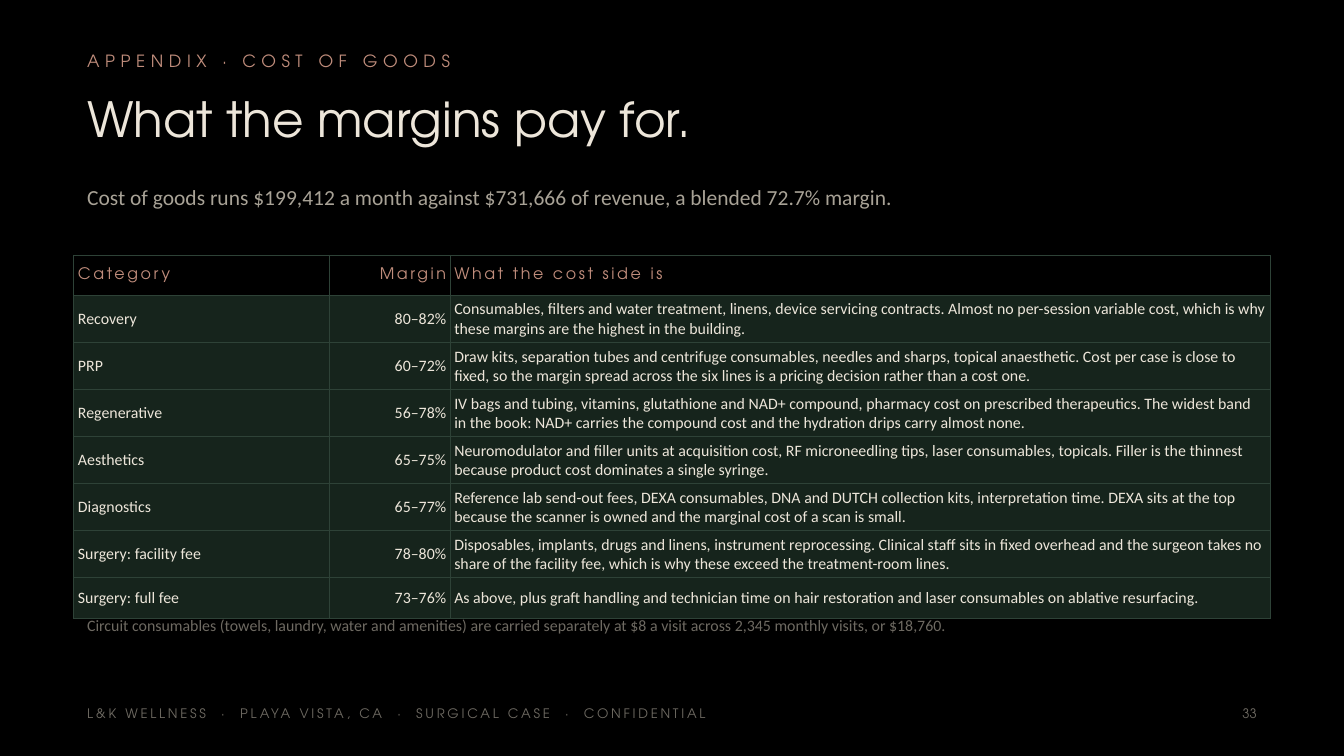
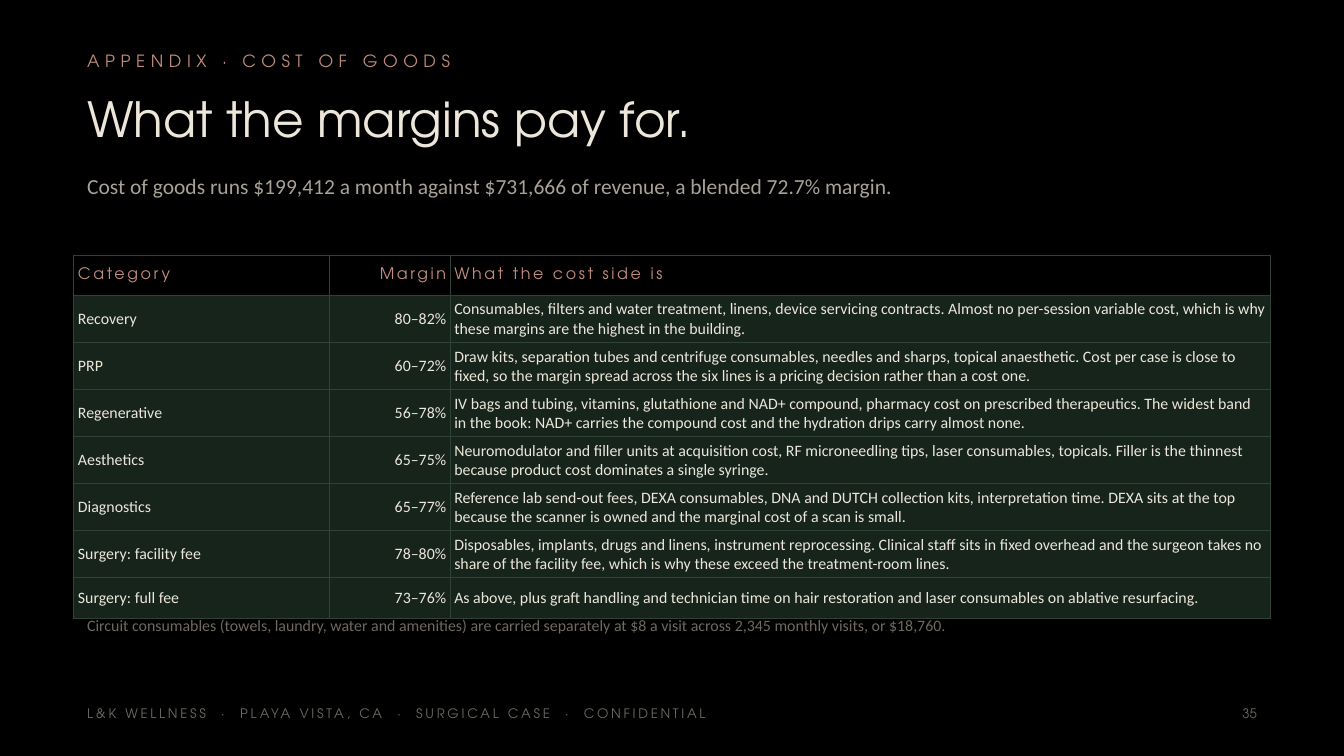
Before and after one commit to apexalpha811/lkwellness_OR, a slide deck: slide 35 of L-K-Wellness-Surgical-5.3M.pptx (slide 33 before the commit). Drawn at 1344x756 pixels with LibreOffice and Linux fonts; fonts in the diff are those of the drawing. Boxes give left, top, right and bottom in pixels: in the first picture for what was removed or moved away, otherwise in the second. Text is boxed around its words. In the diff, an @@ line names an element or a change of style, - is before the commit and + after.

```diff
--- a/L-K-Wellness-Surgical-5.3M.pptx
+++ b/L-K-Wellness-Surgical-5.3M.pptx
@@ text "Cost of goods runs $199,412 ..." at bbox=[87, 179, 891, 198]: vertical alignment middle to top @@
@@ text at bbox=[1242, 708, 1256, 718]: text changed @@
-33
+35
```
Also in this commit, not shown: 35 other slides changed, 6 slides added, 4 other files.
